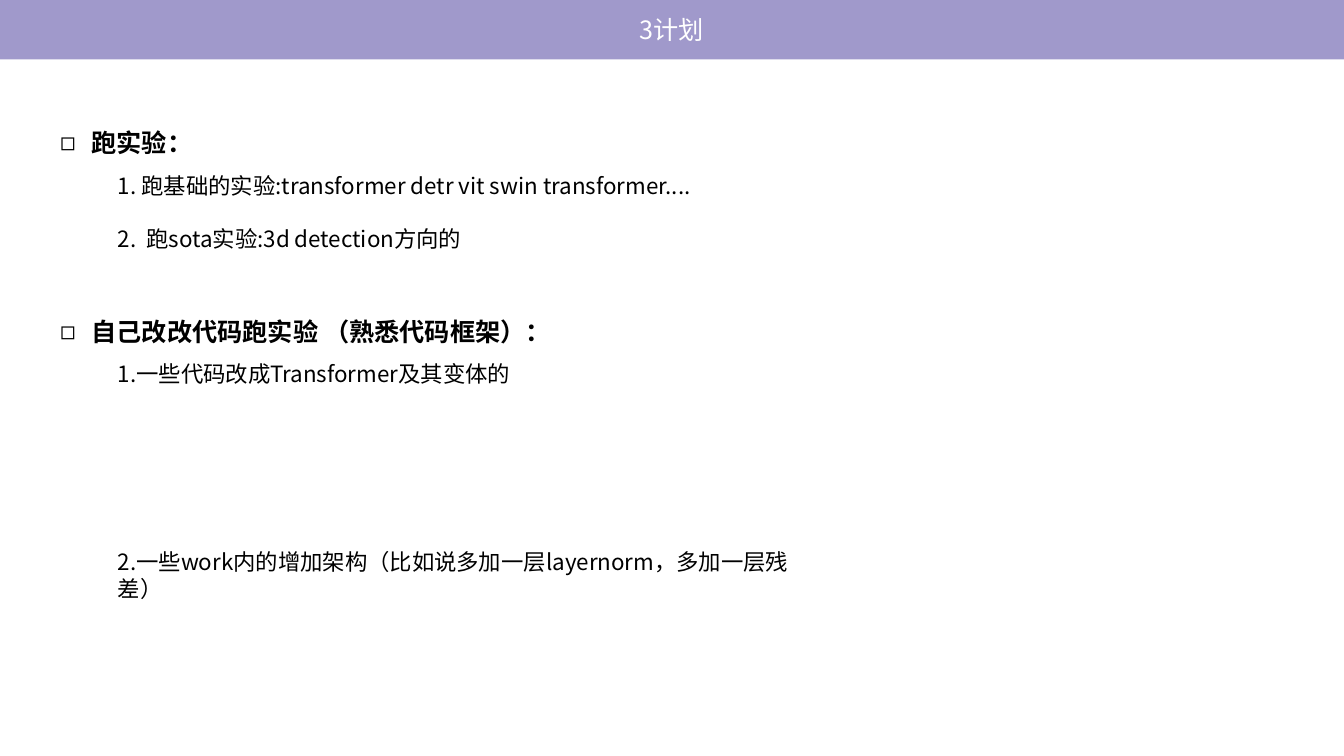
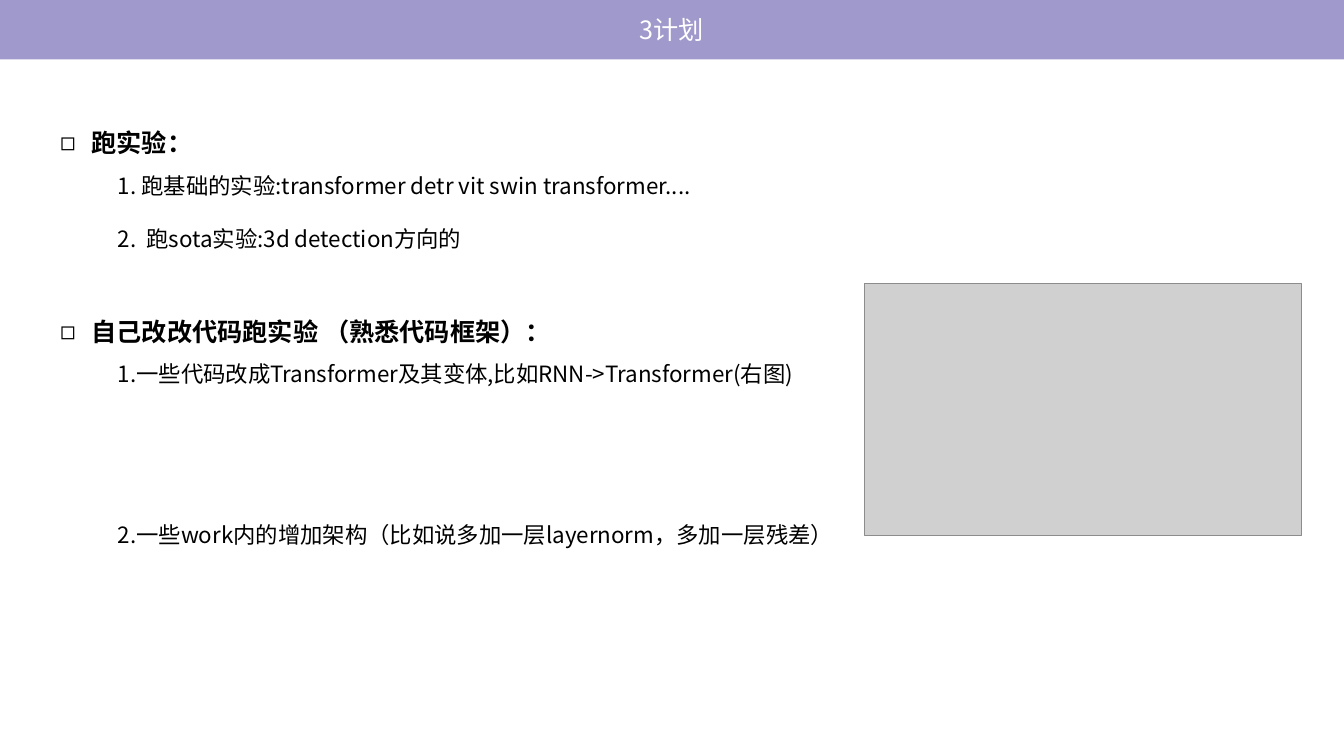
Before and after one commit to tj-messi/cv-computer-visual-tj, a slide deck: slide 13 of 0.组会记录/2024-10-22 谈话/report-2024-10-22.pptx (slide 10 before the commit). Drawn at 1344x756 pixels with LibreOffice and Linux fonts; fonts in the diff are those of the drawing; grey boxes stand for pictures. Boxes give left, top, right and bottom in pixels: in the first picture for what was removed or moved away, otherwise in the second. Text is boxed around its words. In the diff, an @@ line names an element or a change of style, - is before the commit and + after.

```diff
--- a/0.组会记录/2024-10-22 谈话/report-2024-10-22.pptx
+++ b/0.组会记录/2024-10-22 谈话/report-2024-10-22.pptx
@@ picture added at bbox=[865, 284, 1303, 536] @@
@@ text at bbox=[118, 363, 793, 387]: text changed @@
-1.一些代码改成Transformer及其变体的
+1.一些代码改成Transformer及其变体,比如RNN->Transformer(右图)
```
Also in this commit, not shown: 4 other slides changed, 3 slides added, 1 other file.
